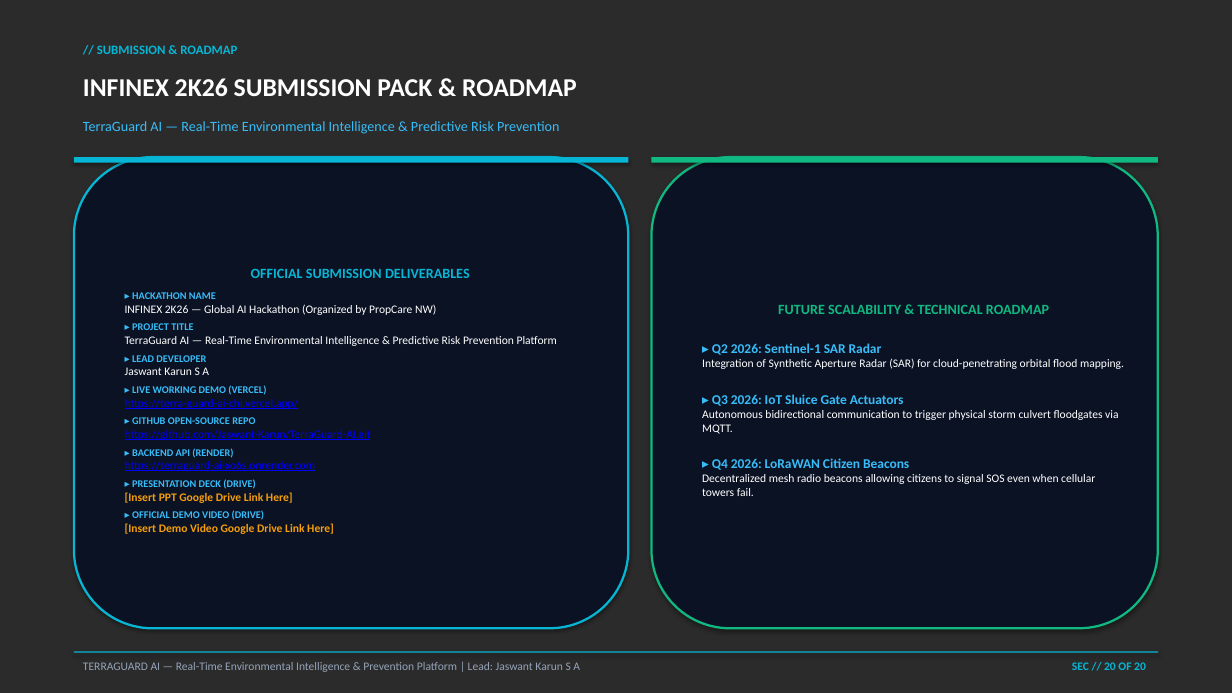
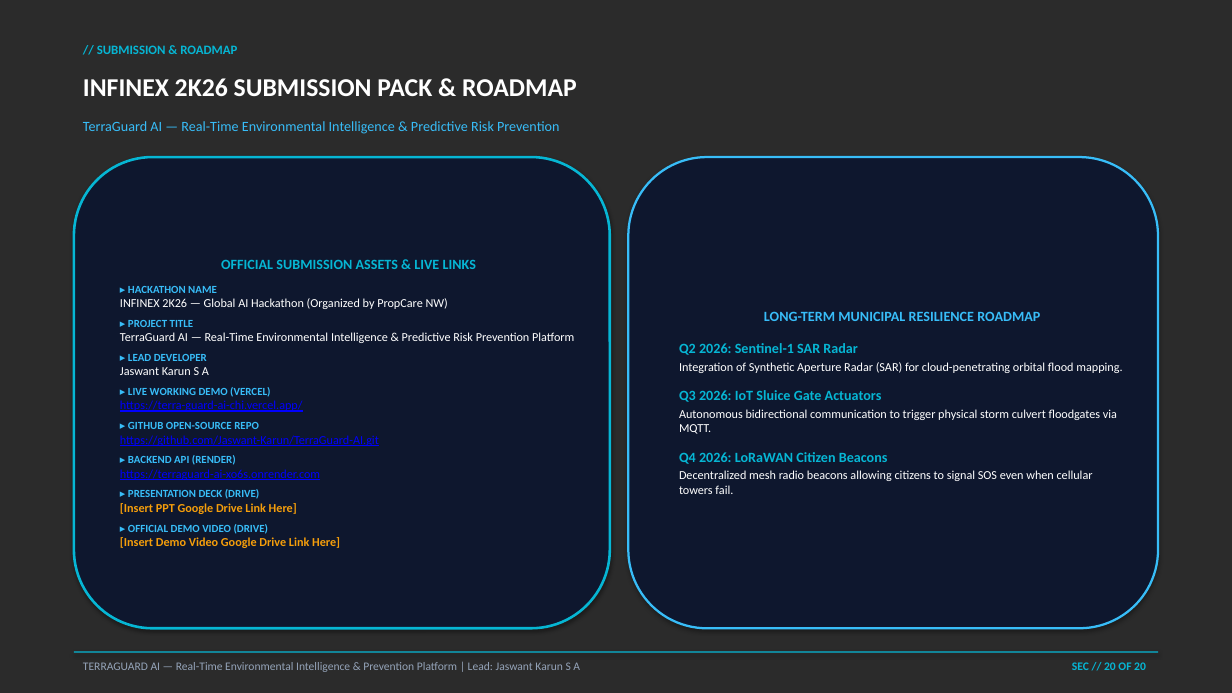
Before and after one commit to Jaswant-Karun/TerraGuard-AI, a slide deck: slide 20 of INFINEX_2K26_TerraGuard_AI_Presentation.pptx. Drawn at 1232x693 pixels with LibreOffice and Linux fonts; fonts in the diff are those of the drawing; background and template pictures are left out; a plain dark background stands for a picture behind light text. Boxes give left, top, right and bottom in pixels: in the first picture for what was removed or moved away, otherwise in the second. Text is boxed around its words. In the diff, an @@ line names an element or a change of style, - is before the commit and + after.

```diff
--- a/INFINEX_2K26_TerraGuard_AI_Presentation.pptx
+++ b/INFINEX_2K26_TerraGuard_AI_Presentation.pptx
@@ rounded rectangle "OFFICIAL SUBMISSION ASSETS & LIVE ...": place and size @@
-rounded rectangle "OFFICIAL SUBMISSION ASSETS & LIVE ..." at (74,157,628,628)
+rounded rectangle "OFFICIAL SUBMISSION ASSETS & LIVE ..." at (74,157,610,628)
@@ rounded rectangle "OFFICIAL SUBMISSION ASSETS & LIVE ..." at (74,157,610,628): fill #0B1224 to #0E172E; outline #06B6D4 1.75 pt to #06B6D4 2 pt @@
@@ rectangle removed at (74,157,628,163) @@
@@ rounded rectangle "LONG-TERM MUNICIPAL RESILIENCE ROADMAP": place and size @@
-rounded rectangle "LONG-TERM MUNICIPAL RESILIENCE ROADMAP" at (652,157,1158,628)
+rounded rectangle "LONG-TERM MUNICIPAL RESILIENCE ROADMAP" at (628,157,1158,628)
@@ rounded rectangle "LONG-TERM MUNICIPAL RESILIENCE ROADMAP" at (628,157,1158,628): fill #0B1224 to #0E172E; outline #10B981 1.75 pt to #38BDF8 1.75 pt @@
@@ rectangle removed at (652,157,1158,163) @@
@@ text in rounded rectangle at (221,260,476,269): text changed @@
-OFFICIAL SUBMISSION DELIVERABLES
+OFFICIAL SUBMISSION ASSETS & LIVE LINKS
@@ text in rounded rectangle at (120,286,574,548): size 8 to 8.5 pt in "▸ HACKATHON NAME", "▸ PROJECT TITLE", "▸ LEAD DEVELOPER", "▸ LIVE WORKING DEMO (VERCEL)" and 4 more places; size 9 to 9.5 pt in "INFINEX 2K26 — Global AI Hackathon (Organized ...", "TerraGuard AI — Real-Time Environmental Intelligence & ...", "Jaswant Karun S A", "https://terra-guard-ai-chi.vercel.app/" and 4 more places; more space between paragraphs @@
@@ text in rounded rectangle at (679,311,1040,355): text changed; text colour #10B981 to #38BDF8 @@
-FUTURE SCALABILITY & TECHNICAL ROADMAP
-▸ Q2 2026: Sentinel-1 SAR Radar
+LONG-TERM MUNICIPAL RESILIENCE ROADMAP
+Q2 2026: Sentinel-1 SAR Radar
@@ text in rounded rectangle at (679,362,1122,494): size 9 to 9.5 pt in "Integration of Synthetic Aperture Radar (SAR) for ...", "Autonomous bidirectional communication to trigger physical s ...", "Decentralized mesh radio beacons allowing citizens to ..."; more space between paragraphs @@
@@ text in rounded rectangle at (679,390,882,402): text changed; size 10.5 to 11 pt; text colour #38BDF8 to #06B6D4 @@
-▸ Q3 2026: IoT Sluice Gate Actuators
+Q3 2026: IoT Sluice Gate Actuators
@@ text in rounded rectangle at (679,452,888,464): text changed; size 10.5 to 11 pt; text colour #38BDF8 to #06B6D4 @@
-▸ Q4 2026: LoRaWAN Citizen Beacons
+Q4 2026: LoRaWAN Citizen Beacons
```
Also in this commit, not shown: 10 other slides changed, 9 slides added, 9 slides removed, 2 other files.
